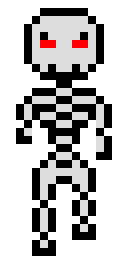
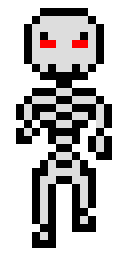
Two versions of the same layered image (128px x 256px). Layer-by-layer changes:
painted on "toplayer" over [32, 128, 96, 256]
